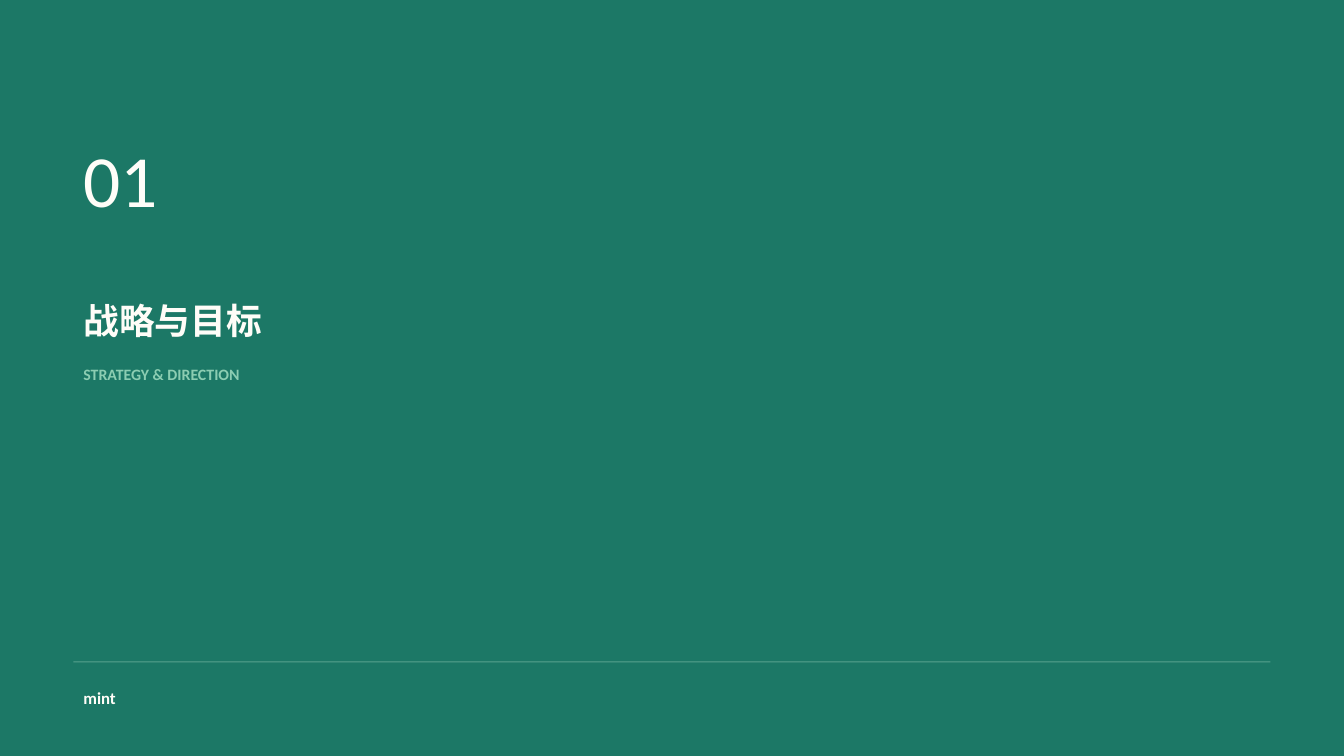
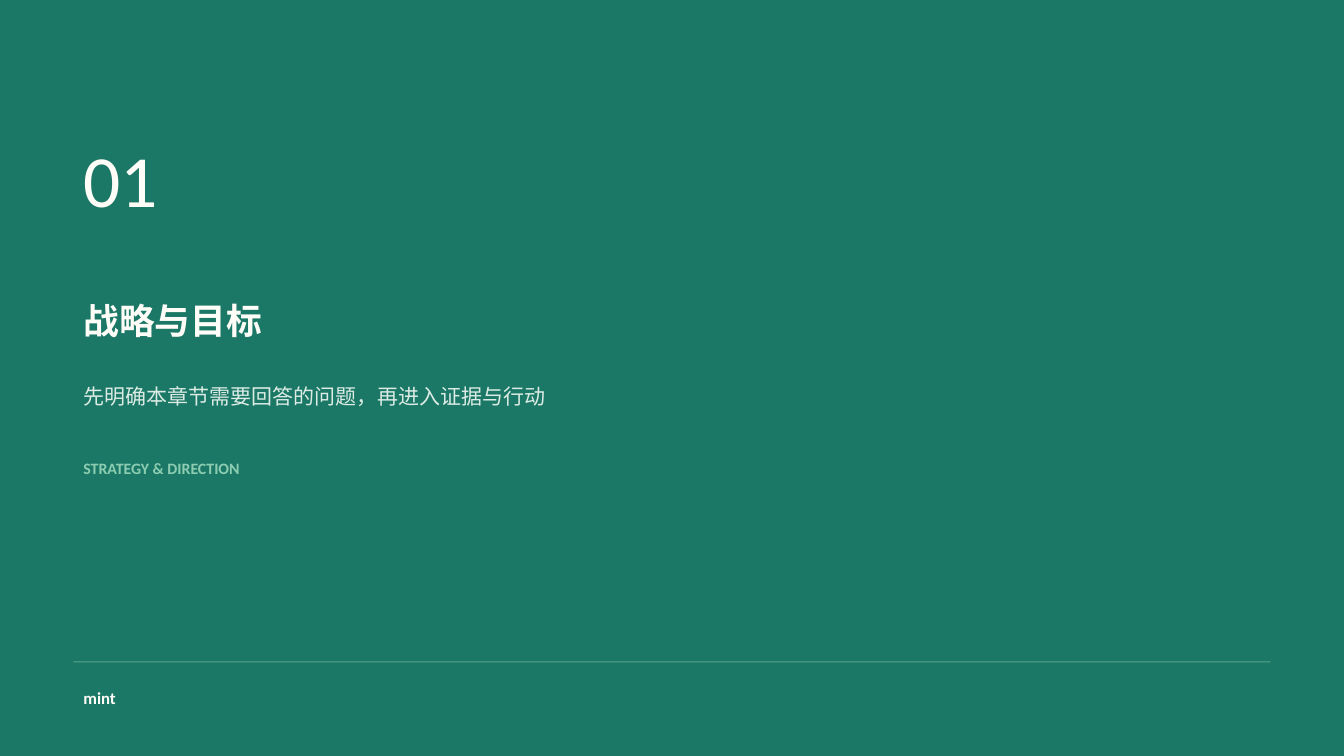
Before and after one commit to chuhanma2-coder/mint-report-deck, a slide deck: slide 17 of skills/mint-report-deck/assets/presentation/Mint_Report_Component_Library.pptx (slide 14 before the commit). Drawn at 1344x756 pixels with LibreOffice and Linux fonts; fonts in the diff are those of the drawing. Boxes give left, top, right and bottom in pixels: in the first picture for what was removed or moved away, otherwise in the second. Text is boxed around its words. In the diff, an @@ line names an element or a change of style, - is before the commit and + after.

```diff
--- a/skills/mint-report-deck/assets/presentation/Mint_Report_Component_Library.pptx
+++ b/skills/mint-report-deck/assets/presentation/Mint_Report_Component_Library.pptx
@@ text added at box(83, 386, 545, 406), 15 pt, text #DCECE5 @@
+先明确本章节需要回答的问题，再进入证据与行动
@@ text "STRATEGY & DIRECTION": place and size @@
-text "STRATEGY & DIRECTION" at box(83, 370, 239, 380)
+text "STRATEGY & DIRECTION" at box(83, 464, 239, 474)
```
Also in this commit, not shown: 13 other slides changed, 3 slides added, 25 other files.
